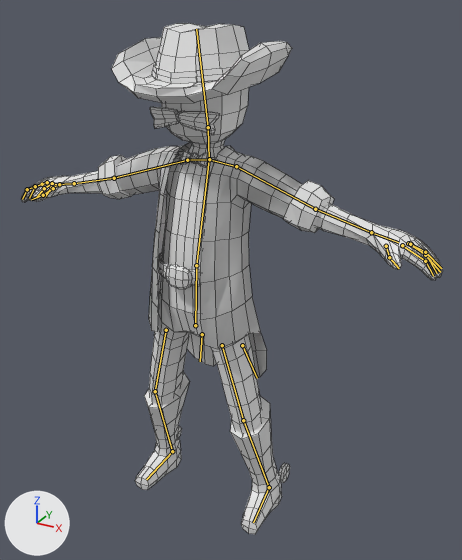
One commit to the Blender file Assets/Player/player.blend: the scene before it, then after it.
Both versions are drawn from a 50 mm camera at (0.928, -1.552, 1.602) aimed at (-0.022, 0.173, 0.739). Arrows for +X, +Y and +Z are at lower left; the lights stay in place. The bones that bend it are drawn over the model as lines. Mesh edges are drawn as thin lines.

The first picture shows 'LowPoly'.
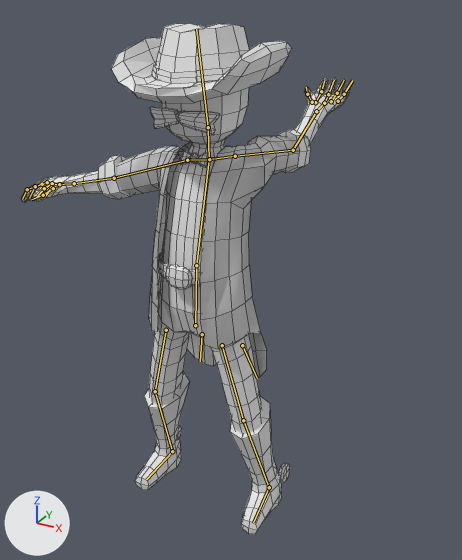
The newer file adds an action. The first version stands in its rest pose; the second is drawn at frame 0 of the action 'HandChargeL'.

What differs and where, as boxes [x1, y1, x2, y2] in the pictures (462 x 560 px):
'LowPoly', posed (22% narrower)
    before: [21, 23, 443, 534]
    after: [21, 23, 352, 534]
bone 'shoulder.L', root to tip
    before: (209, 159) to (236, 166)
    after: (209, 159) to (235, 156)
bone 'upperArm.L', root to tip
    before: (236, 166) to (315, 209)
    after: (235, 156) to (293, 150)
bone 'lowerArm.L', root to tip
    before: (315, 209) to (371, 232)
    after: (293, 150) to (316, 111)
bone 'hand.L', root to tip
    before: (371, 232) to (398, 242)
    after: (316, 111) to (323, 103)

The change in detail:
Bone 'shoulder.L' (bone_shoulder_l) turns from (0, 0, 0) to (5, -25, 49) degrees about its own x, y and z.
Bone 'upperArm.L' (bone_upperarm_l) turns from (0, 0, 0) to (16, 11, 31) degrees about its own x, y and z.
Bone 'lowerArm.L' (bone_lowerarm_l) turns from (0, 0, 0) to (90, -53, -73) degrees about its own x, y and z.
Bone 'hand.L' (bone_hand_l) turns from (0, 0, 0) to (-68, -58, 82) degrees about its own x, y and z.
